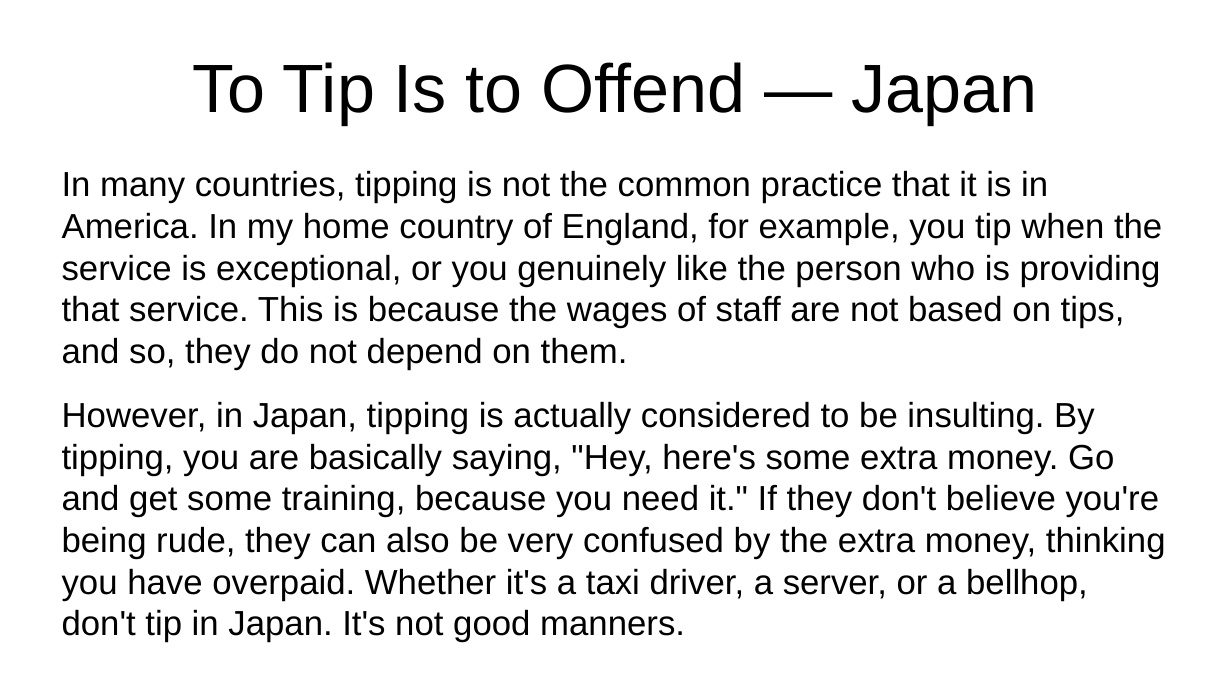
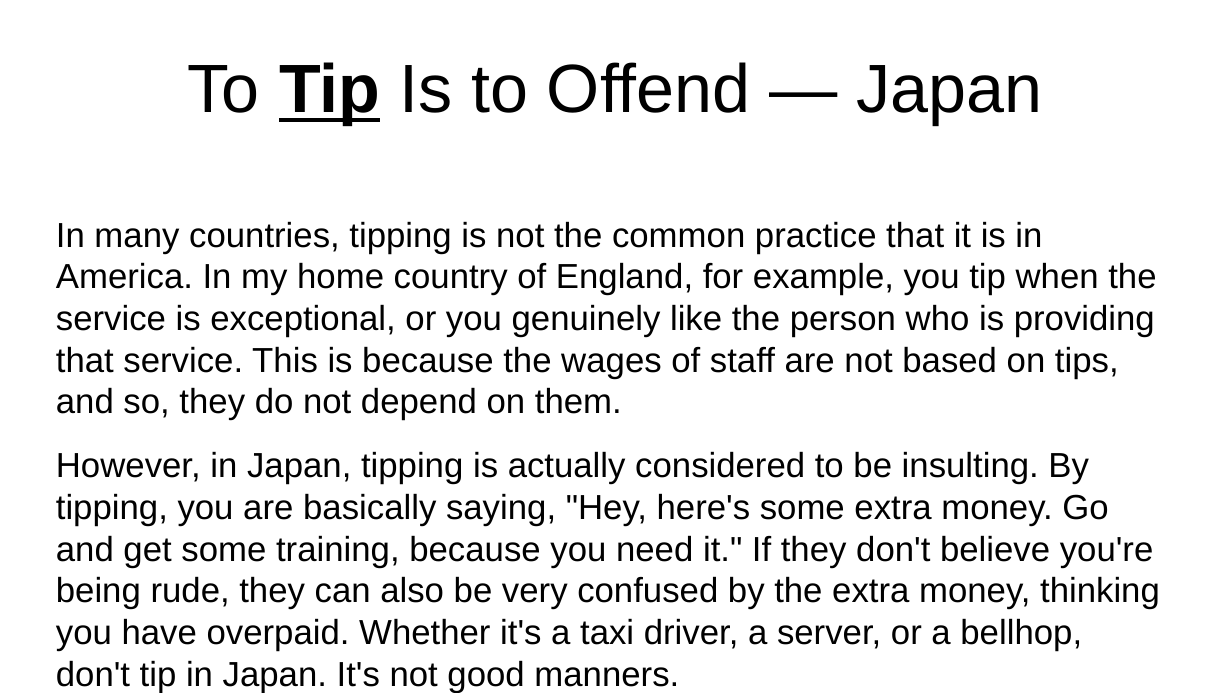
Before and after one commit to Catalinhimself/UTM, a slide deck: slide 5 of eng/manners/manners around the world.odp. Drawn at 1232x693 pixels with LibreOffice and Linux fonts; fonts in the diff are those of the drawing. Boxes give left, top, right and bottom in pixels: in the first picture for what was removed or moved away, otherwise in the second. Text is boxed around its words. In the diff, an @@ line names an element or a change of style, - is before the commit and + after.

```diff
--- a/eng/manners/manners around the world.odp
+++ b/eng/manners/manners around the world.odp
@@ title "To Tip Is to Offend ..." at (188,62,1043,125): bold on, underline on in "Tip" @@
@@ text "In many countries, tipping is ...": place and size @@
-text "In many countries, tipping is ..." at (62,170,1166,642)
+text "In many countries, tipping is ..." at (56,221,1160,693)
```
Also in this commit, not shown: 10 other slides changed, 34 other files.
